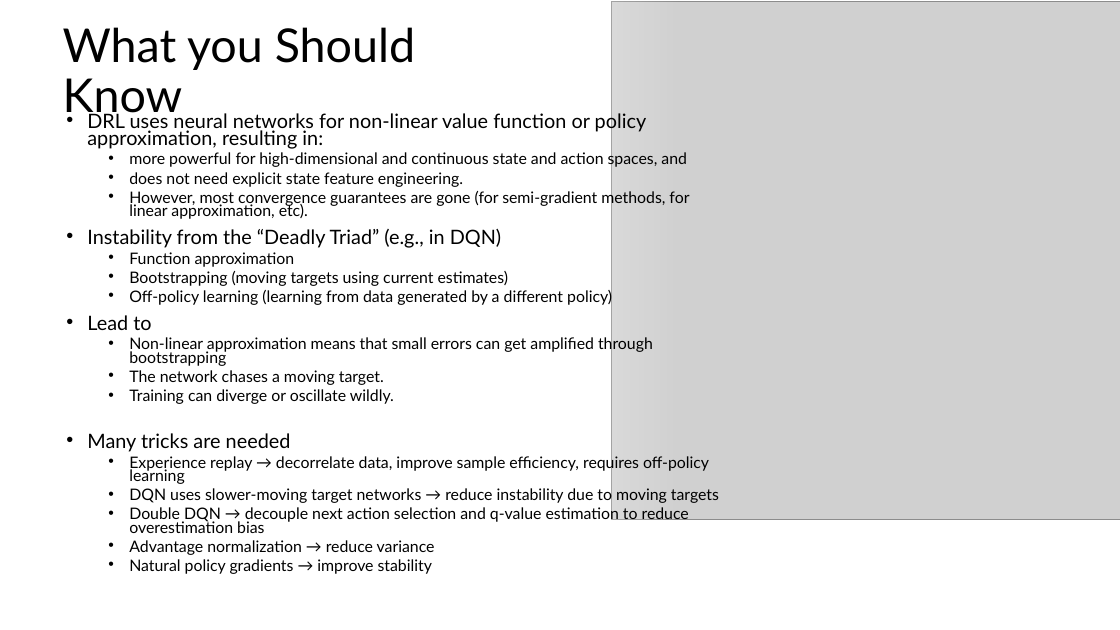
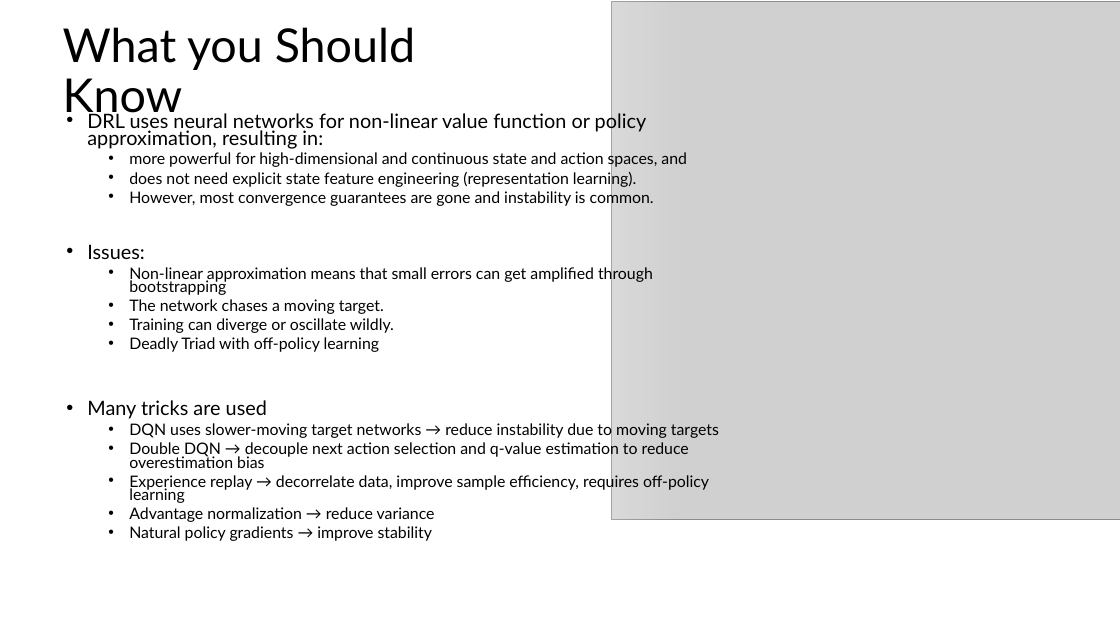
Before and after one commit to mhahsler/Introduction_to_Reinforcement_Learning, a slide deck: slide 36 of slides/Lecture_DRL.pptx. Drawn at 1120x630 pixels with LibreOffice and Linux fonts; fonts in the diff are those of the drawing; grey boxes stand for pictures. Boxes give left, top, right and bottom in pixels: in the first picture for what was removed or moved away, otherwise in the second. Text is boxed around its words. In the diff, an @@ line names an element or a change of style, - is before the commit and + after.

```diff
--- a/slides/Lecture_DRL.pptx
+++ b/slides/Lecture_DRL.pptx
@@ text at <box>87,169,654,259</box>: text changed @@
-  • does not need explicit state feature engineering.
-  • However, most convergence guarantees are gone (for semi-gradient methods, for linear approximation, etc).
-• Instability from the “Deadly Triad” (e.g., in DQN)
-  • Function approximation
-  • Bootstrapping (moving targets using current estimates)
-  • Off-policy learning (learning from data generated by a different policy)
-• Lead to
+  • does not need explicit state feature engineering (representation learning).
+  • However, most convergence guarantees are gone and instability is common.
+• Issues:
@@ text at <box>87,337,379,419</box>: text changed @@
-• Many tricks are needed
-  • Experience replay → decorrelate data, improve sample efficiency, requires off-policy learning
+  • Deadly Triad with off-policy learning
+• Many tricks are used
@@ text at <box>129,473,709,503</box>: paragraph added @@
+  • Experience replay → decorrelate data, improve sample efficiency, requires off-policy learning
```
Also in this commit, not shown: 4 other slides changed, 1 slide added, 1 slide removed, 5 other files.
